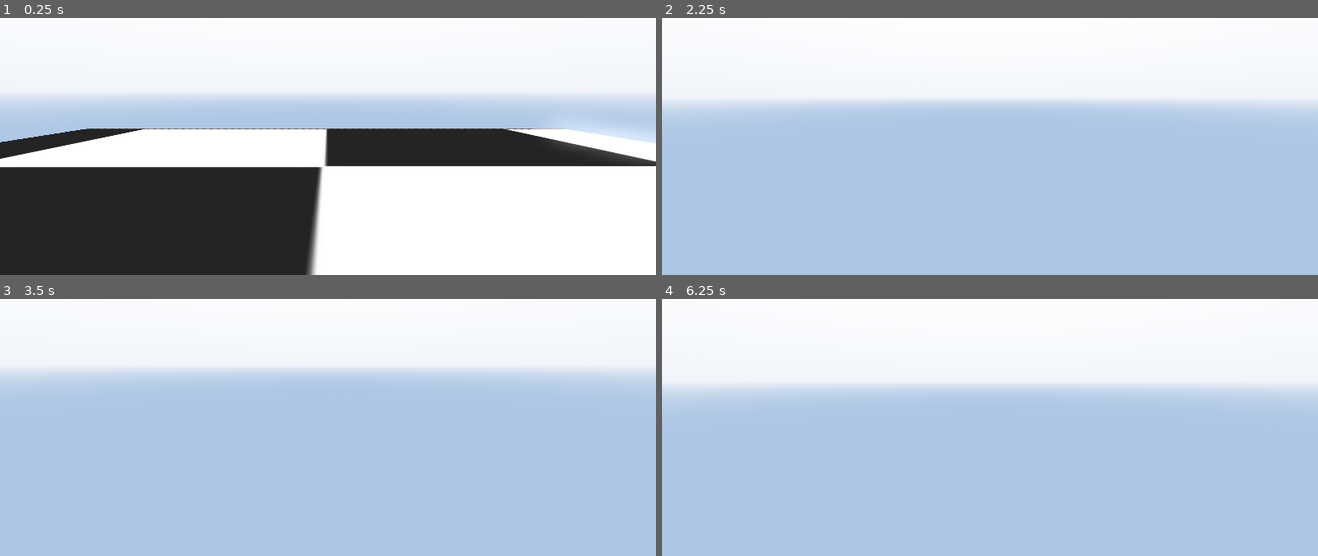
Above: before the commit, frames 1-4 (two rows, left to right).
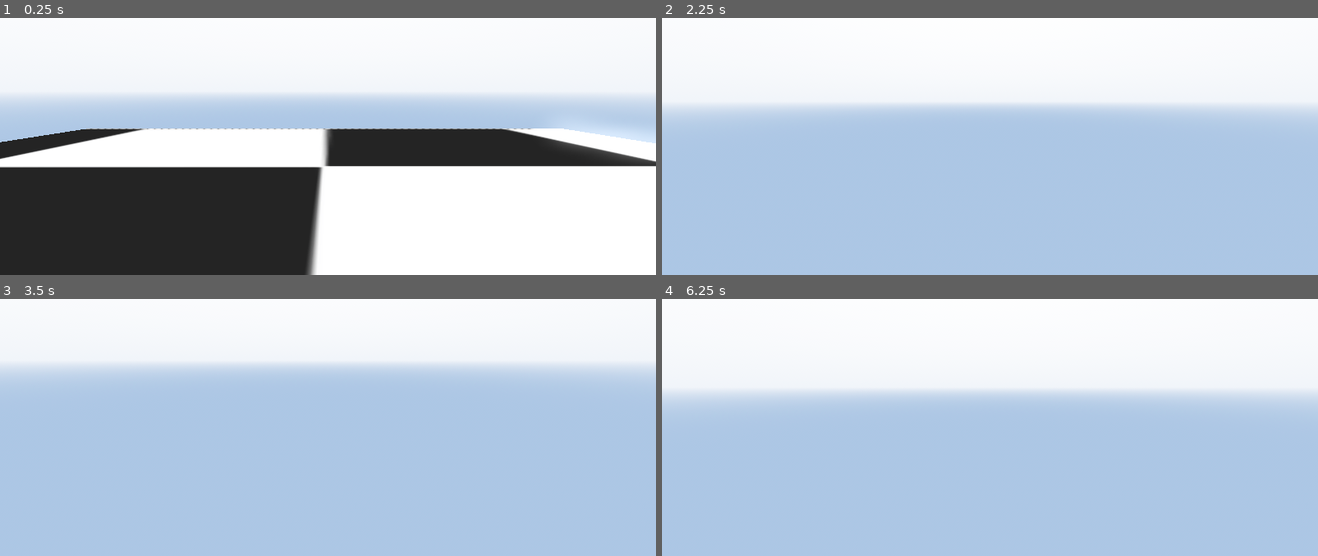
Above: after the commit, the same moments.

Repository: Titruc/IDWN
Game: Godot game, scene res://game/data/scene/game_controler.tscn
The game is run twice, just before and just after one commit, with the same random seed, the same clock (stepped at 60 frames per second) and the same inputs.
Inputs (mouse positions are in pixels of both pictures, inside the frame that each line leads up to):
- Up to frame 1 (0.25 s): no input
- Up to frame 2 (2.25 s): tap Enter at 0.5 s; move the mouse to (1022, 89) at 0.52 s; hold Shift (sprint) 0.53-1.28 s; hold W (up) from 0.53 s (still down); tap Space (jump) at 0.77, 1.52, 2 s; move the mouse to (957, 92) at 1.27 s; tap Shift (sprint) at 1.35 s; move the mouse to (1003, 84) at 2.02 s; hold Shift (sprint) from 2.03 s (still down)
- Up to frame 3 (3.5 s): keep holding W (up); tap Enter at 2.75 s; move the mouse to (321, 378) at 2.77 s; release Shift (sprint) at 2.78 s; tap Shift (sprint) at 2.85 s; tap Space (jump) at 3.02 s
- Up to frame 4 (6.25 s): tap Space (jump) at 3.5, 3.77, 4.52, 5, 6.02 s; move the mouse to (1035, 376) at 3.52 s; hold Shift (sprint) 3.53-4.28 s; tap Enter at 4.25 s; move the mouse to (937, 368) at 4.27 s; tap Shift (sprint) at 4.35, 5.85 s; move the mouse to (996, 373) at 5.02 s; hold Shift (sprint) 5.03-5.78 s; move the mouse to (963, 365) at 5.77 s; release W (up) at 5.78 s; hold D (right) from 5.78 s (still down)

The runs differ from the first frame. In frame 1, 0.5% of the frame differs, in the area x 0-100%, y 42-59%; in frame 2, 0.3%; in frame 3, 0.2%; in frame 4, 1.1%, in the area x 13-87%, y 33-36%.

Commit message:
gravity added to playerAttribute

Diff:
--- a/game/data/scene/player.tscn
+++ b/game/data/scene/player.tscn
@@ -7,14 +7,15 @@
 [sub_resource type="Resource" id="Resource_04fj1"]
 script = ExtResource("2_mss32")
 WALK_SPEED = 5.0
-SPRINT_SPEED = 6.0
-SPEED_VARIATION = 0.2
+SPRINT_SPEED = 7.5
+SPEED_VARIATION = 1.0
 JUMP_VELOCITY = 4.5
-SENSITIVITY = 0.003
+SENSITIVITY = 0.005
 FOV = 75
 FOV_VARIATION = 20.0
 BOB_FREQUENTY = 2.0
 BOB_AMPLITUDE = 0.06
+GRAVITY = 9.81
 
 [sub_resource type="CapsuleMesh" id="CapsuleMesh_u3t1x"]
 radius = 0.15
--- a/game/data/script/entity/player/default/controler.gd
+++ b/game/data/script/entity/player/default/controler.gd
@@ -9,8 +9,7 @@
 
 #var for juicy stuff
 var bob_progress : float = 0.0
-#var for other stuff
-var gravity : float = 9.8
+
 
 @onready var head = $head
 @onready var camera = $head/playerCamera
@@ -33,7 +32,7 @@
 
 	if isAbleToMove:
 		if not is_on_floor():
-			velocityHandler.applyGravity(gravity, delta)
+			velocityHandler.applyGravity(playerAttribute.GRAVITY, delta)
 
 		# Handle Jump.
 		if Input.is_action_just_pressed("jump") and is_on_floor():
--- a/game/data/script/ressources/player/playerAttribute.gd
+++ b/game/data/script/ressources/player/playerAttribute.gd
@@ -12,3 +12,4 @@
 #const for bobing head
 @export var BOB_FREQUENTY : float = 2.0
 @export var BOB_AMPLITUDE : float = 0.06
+@export var GRAVITY : float = 9.81
Not shown, added: editor/assets/Texture/Temporaire/Echiquier.jpeg.import
Not shown: 1 places in game/data/scene/lobby.tscn that only renumber resources
